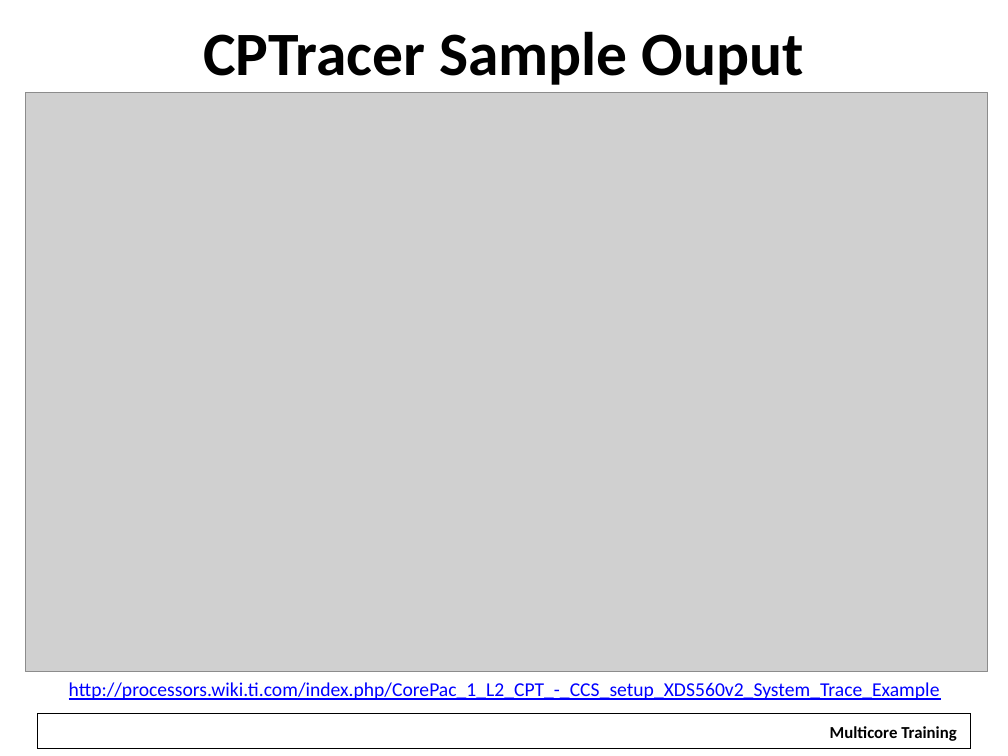
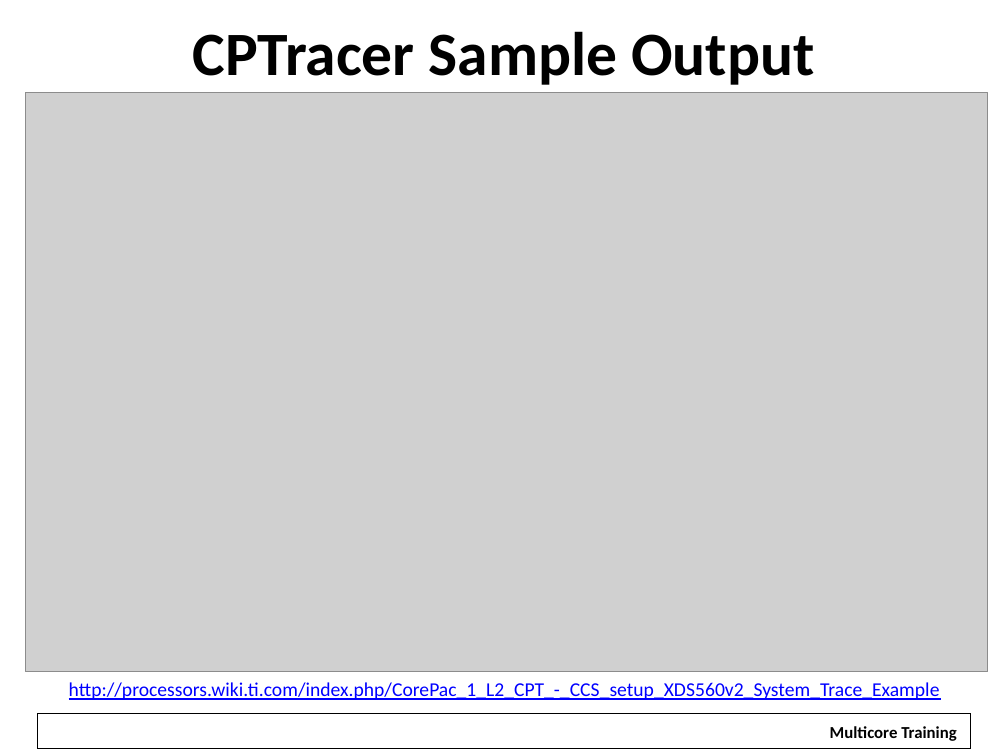
Before and after one commit to hari1989/keystone-workshop, a slide deck: slide 20 of slides/KeyStone Advanced Debug.pptx. Drawn at 1008x756 pixels with LibreOffice and Linux fonts; fonts in the diff are those of the drawing; grey boxes stand for pictures; background and template pictures are left out. Boxes give left, top, right and bottom in pixels: in the first picture for what was removed or moved away, otherwise in the second. Text is boxed around its words. In the diff, an @@ line names an element or a change of style, - is before the commit and + after.

```diff
--- a/slides/KeyStone Advanced Debug.pptx
+++ b/slides/KeyStone Advanced Debug.pptx
@@ title at box(193, 31, 814, 85): text changed @@
-CPTracer Sample Ouput
+CPTracer Sample Output
```
Also in this commit, not shown: 1 other slide changed, 1 other file.
